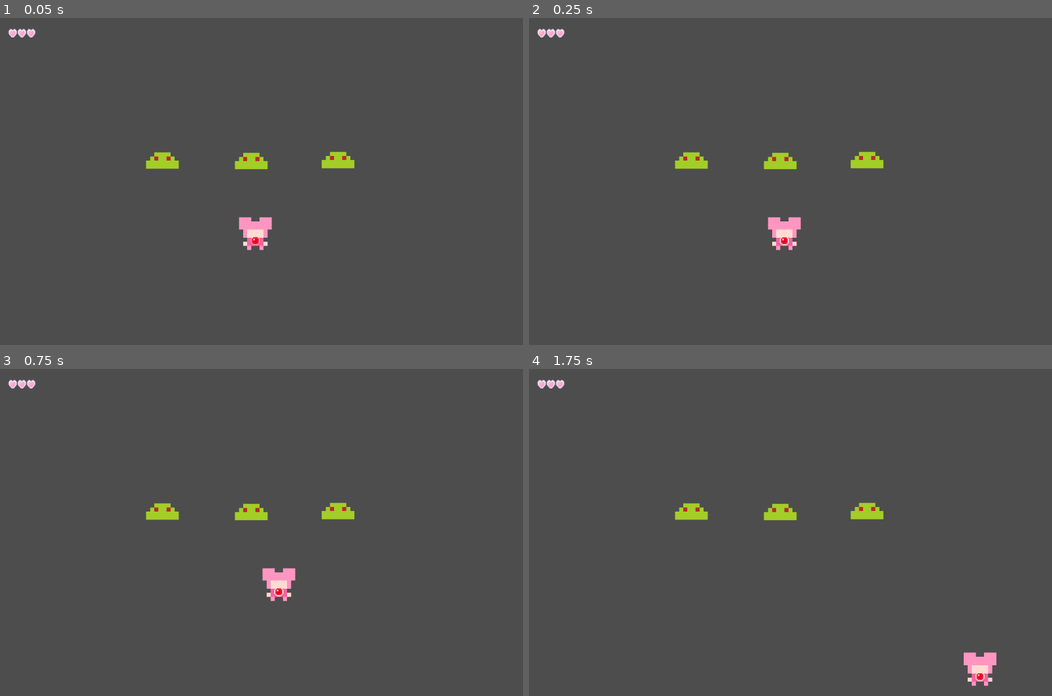
Above: before the commit, frames 1-4 (two rows, left to right).
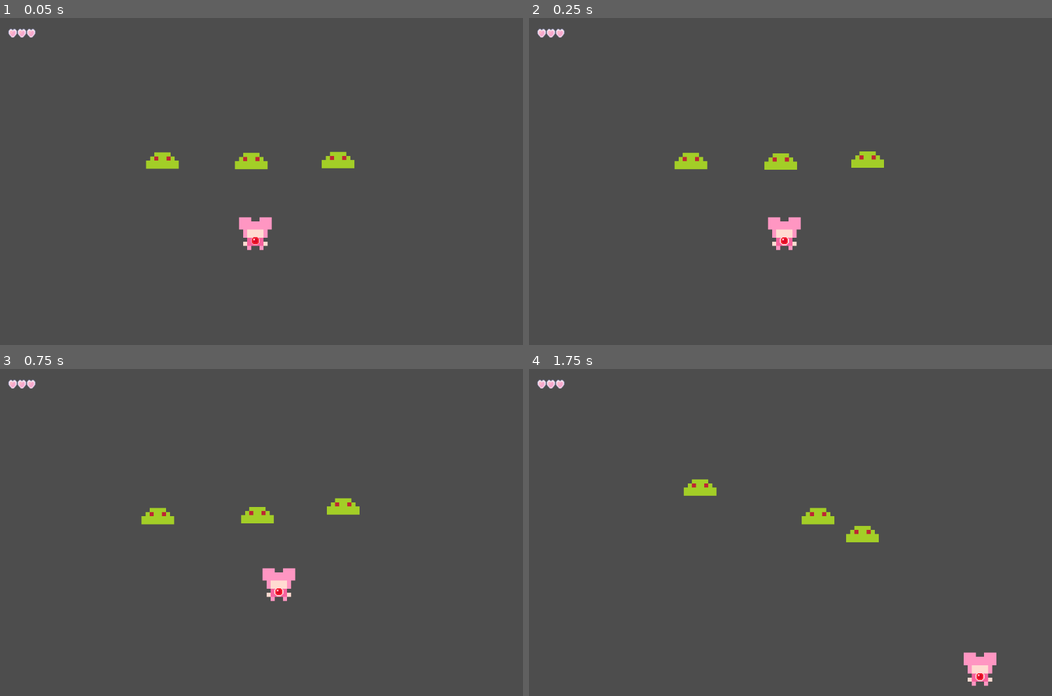
Above: after the commit, the same moments.

Repository: MagicalMegaDev/Magical-Persona-Repo
Game: Godot game, scene res://Assets/Scenes/Rooms/TestingRoom.tscn
Same seed, same stepped clock (60 frames per second), same inputs: the game is played once before the commit and once after it. This scene is started directly instead of the project's main scene.
Inputs:
- Up to frame 1 (0.05 s): no input
- Up to frame 2 (0.25 s): no input
- Up to frame 3 (0.75 s): tap Enter at 0.5 s; hold D (move_right) from 0.53 s (still down); tap Space (speed) at 0.6 s
- Up to frame 4 (1.75 s): release D (move_right) at 1.28 s; hold S (move_down) from 1.28 s (still down); tap Space (speed) at 1.35 s

Frame 1 is identical in both runs. In frame 2, 0.2% of the frame differs, in the area x 27-68%, y 40-47%; in frame 3, 0.7%; in frame 4, 1.6%, in the area x 27-68%, y 33-53%.

Commit message:
Challenge mode not quite working.

Diff:
--- a/Assets/Scenes/Characters/Enemies/Placeholder/Slime/GreenSlime.tscn
+++ b/Assets/Scenes/Characters/Enemies/Placeholder/Slime/GreenSlime.tscn
@@ -66,7 +66,7 @@
 collision_layer = 16
 collision_mask = 19
 script = ExtResource("1_gihwq")
-stats = ExtResource("2_d3lyo")
+imported_stats = ExtResource("2_d3lyo")
 metadata/_custom_type_script = "uid://x2mfrinou0ev"
 
 [node name="Sprite2D" type="Sprite2D" parent="."]
@@ -113,9 +113,6 @@
 
 [node name="MovementHandler" type="Node" parent="."]
 script = ExtResource("4_me4px")
-base_max_speed = 250.0
-base_acceleration = 200.0
-base_friction = 200.0
 metadata/_custom_type_script = "uid://ddul17tjgk3eg"
 
 [node name="HealthController" type="Node" parent="."]
--- a/Assets/Scenes/Characters/Players/TestCharacter.tscn
+++ b/Assets/Scenes/Characters/Players/TestCharacter.tscn
@@ -106,7 +106,7 @@
 collision_layer = 8
 collision_mask = 3
 script = ExtResource("1_tadin")
-stats = ExtResource("2_obxmd")
+imported_stats = ExtResource("2_obxmd")
 metadata/_custom_type_script = "uid://nfa50gborhfe"
 
 [node name="Sprite" type="Sprite2D" parent="."]
--- a/Assets/Scripts/Characters/BaseCharacter.gd
+++ b/Assets/Scripts/Characters/BaseCharacter.gd
@@ -7,11 +7,13 @@
 var knockback_controller:KnockbackController
 var gun:Gun
 
-@export var stats:CharacterStats
+@export var imported_stats:CharacterStats
+var stats:CharacterStats
 
 signal stats_ready(stats : CharacterStats)
 
 func _enter_tree():
+	stats = imported_stats.duplicate()
 	#Gather up Handlers and assign them
 	movement_handler = apply_handler(MovementHandler)
 	health_handler = apply_handler(HealthHandler)
--- a/Assets/Scripts/Characters/Enemies/BaseEnemy.gd
+++ b/Assets/Scripts/Characters/Enemies/BaseEnemy.gd
@@ -11,3 +11,6 @@
 
 func _on_death():
 	died.emit(self)
+
+func _debug():
+	TestDebugMenu._add_inspector(imported_stats, "Slime")
--- a/Assets/Scripts/Components/Handlers/DebugEnemyPool.gd
+++ b/Assets/Scripts/Components/Handlers/DebugEnemyPool.gd
@@ -2,6 +2,7 @@
 
 var alive_enemies = {}
 var dead_enemies = {}
+var default_positions = {}
 var challenge := false
 
 signal room_reset
@@ -10,9 +11,12 @@
 	for child in get_tree().get_nodes_in_group("Enemies"):
 		if(child is BaseCharacter):
 			alive_enemies[child] = child.global_position
+			default_positions[child] = child.global_position
 			child.died.connect(_store)
 	#DEBUG
 	room_reset.connect(SignalBus._on_room_reset)
+	TestDebugMenu.challenge_enabled.connect(_challenge_mode_on)
+	TestDebugMenu.challenge_disabled.connect(_challenge_mode_off)
 
 func _store(enemy:BaseEnemy):
 	enemy.get_node("AnimationTree/AnimationPlayer").stop()
@@ -30,7 +34,29 @@
 		_store(e)
 
 	for e in dead_enemies:
-		e.global_position = dead_enemies[e]
+		var spawn_position = dead_enemies[e]
+		if challenge:
+			var player := get_tree().get_first_node_in_group("Players")
+			var rand_pos := Vector2.ZERO
+			var viewport_size = get_viewport().get_visible_rect().size
+			if player:
+				while true:
+					rand_pos = Vector2(randi_range(0,viewport_size.x), randi_range(0,viewport_size.y))
+					if(rand_pos.distance_to(player.global_position)>50):
+						break
+			else: print("Player is missing somehow?")
+			e.global_position = rand_pos
+			if e.imported_stats and e.imported_stats.base_max_speed:
+				var base = e.imported_stats.base_max_speed
+				var modifier = randf_range(0.5, 2.0)
+				e.stats.base_max_speed = e.imported_stats.base_max_speed * modifier
+				e.stats.base_acceleration = e.imported_stats.base_acceleration * modifier
+				e.stats.base_friction = e.imported_stats.base_friction * modifier
+		else:
+			e.global_position = default_positions[e]
+			e.stats.base_max_speed = e.imported_stats.base_max_speed
+			e.stats.base_acceleration = e.imported_stats.base_acceleration
+			e.stats.base_friction = e.imported_stats.base_friction
 		e.health_handler.heal_damage(e.health_handler.max_health)
 		e.process_mode = Node.PROCESS_MODE_INHERIT
 		e.visible = true
@@ -42,6 +68,8 @@
 #DEBUG
 func _challenge_mode_on():
 	challenge = true
+	_respawn()
 
-func _challenge_mod_off():
+func _challenge_mode_off():
 	challenge = false
+	_respawn()
